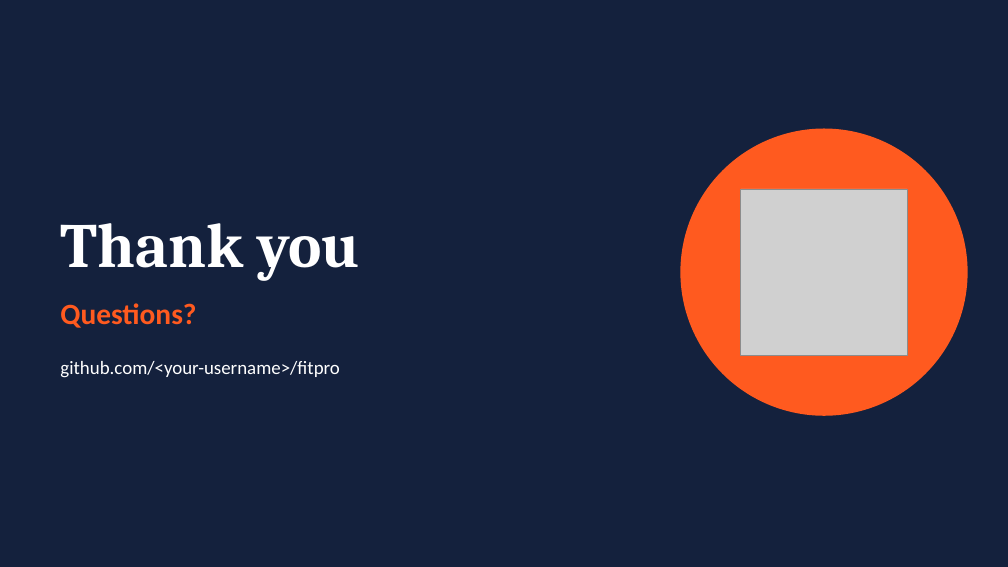
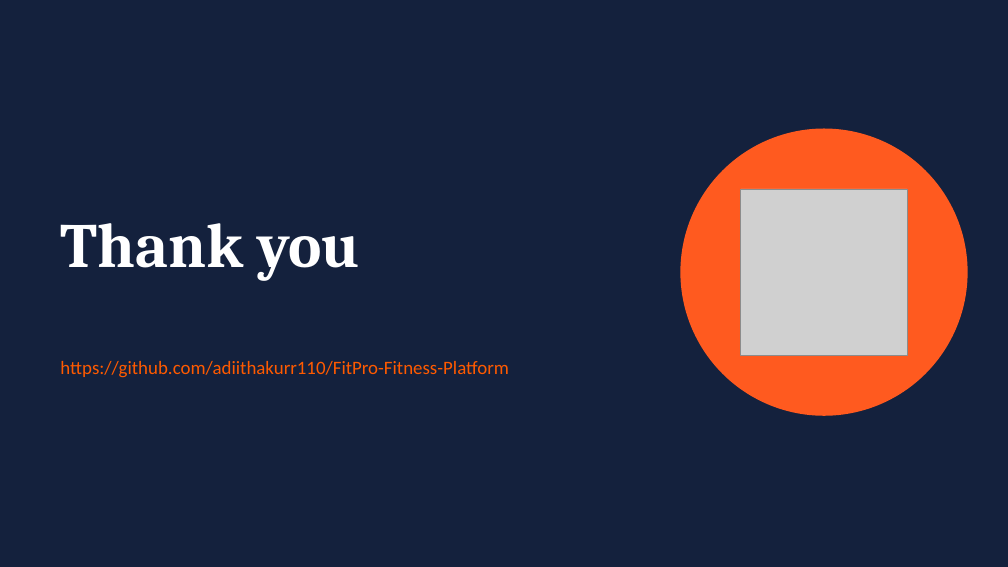
Before and after one commit to adiithakurr110/FitPro-Fitness-Platform, a slide deck: slide 15 of docs/FitPro_Presentation.pptx. Drawn at 1008x567 pixels with LibreOffice and Linux fonts; fonts in the diff are those of the drawing; grey boxes stand for pictures. Boxes give left, top, right and bottom in pixels: in the first picture for what was removed or moved away, otherwise in the second. Text is boxed around its words. In the diff, an @@ line names an element or a change of style, - is before the commit and + after.

```diff
--- a/docs/FitPro_Presentation.pptx
+++ b/docs/FitPro_Presentation.pptx
@@ text removed at (x1=60, y1=303, x2=196, y2=328) @@
-Questions?
@@ text at (x1=60, y1=361, x2=508, y2=378): text changed; text colour #FFFFFF to #FF5A00 @@
-github.com/<your-username>/fitpro
+https://github.com/adiithakurr110/FitPro-Fitness-Platform
```
Also in this commit, not shown: 3 other slides changed, 3 other files.
